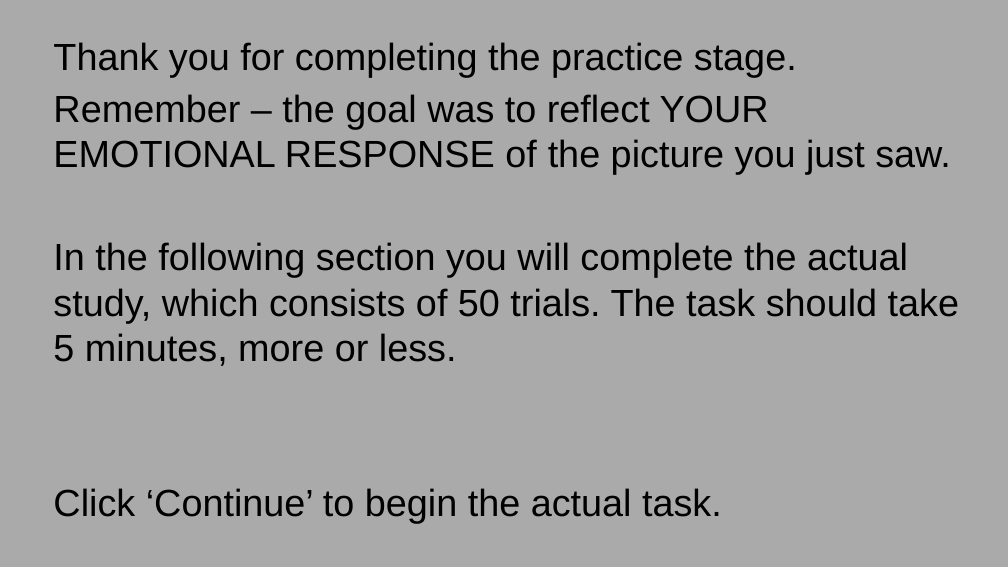
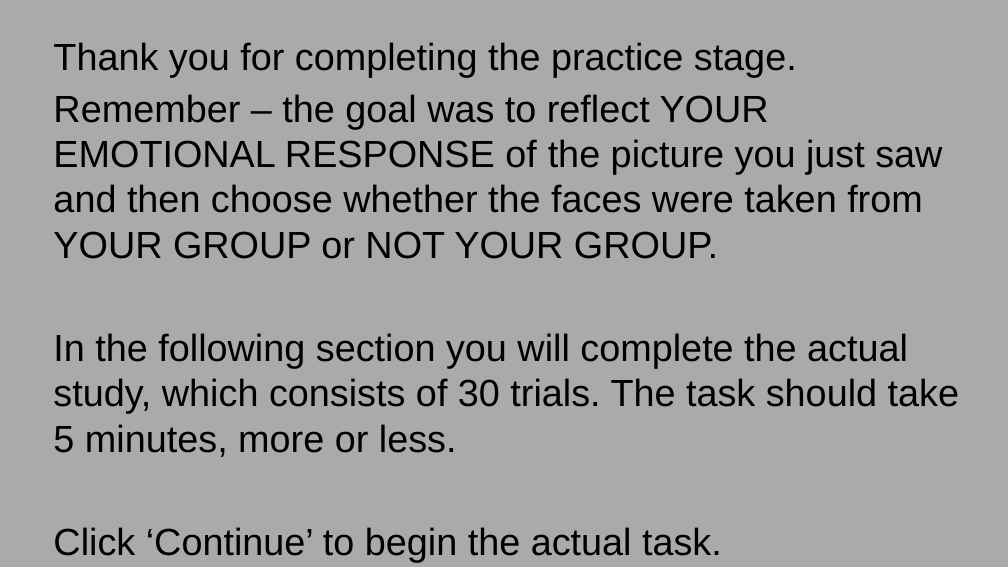
Before and after one commit to GoldenbergLab/task-group-categorization-amit, a slide deck: slide 9 of img/ins/instructions2.3.19.pptx. Drawn at 1008x567 pixels with LibreOffice and Linux fonts; fonts in the diff are those of the drawing. Boxes give left, top, right and bottom in pixels: in the first picture for what was removed or moved away, otherwise in the second. Text is boxed around its words. In the diff, an @@ line names an element or a change of style, - is before the commit and + after.

```diff
--- a/img/ins/instructions2.3.19.pptx
+++ b/img/ins/instructions2.3.19.pptx
@@ text at <box>53,94,959,457</box>: text changed @@
-Remember – the goal was to reflect YOUR EMOTIONAL RESPONSE of the picture you just saw.
-In the following section you will complete the actual study, which consists of 50 trials. The task should take 5 minutes, more or less.
+Remember – the goal was to reflect YOUR EMOTIONAL RESPONSE of the picture you just saw and then choose whether the faces were taken from YOUR GROUP or NOT YOUR GROUP.
+In the following section you will complete the actual study, which consists of 30 trials. The task should take 5 minutes, more or less.
```
Also in this commit, not shown: 2 other slides changed, 4 other files.
